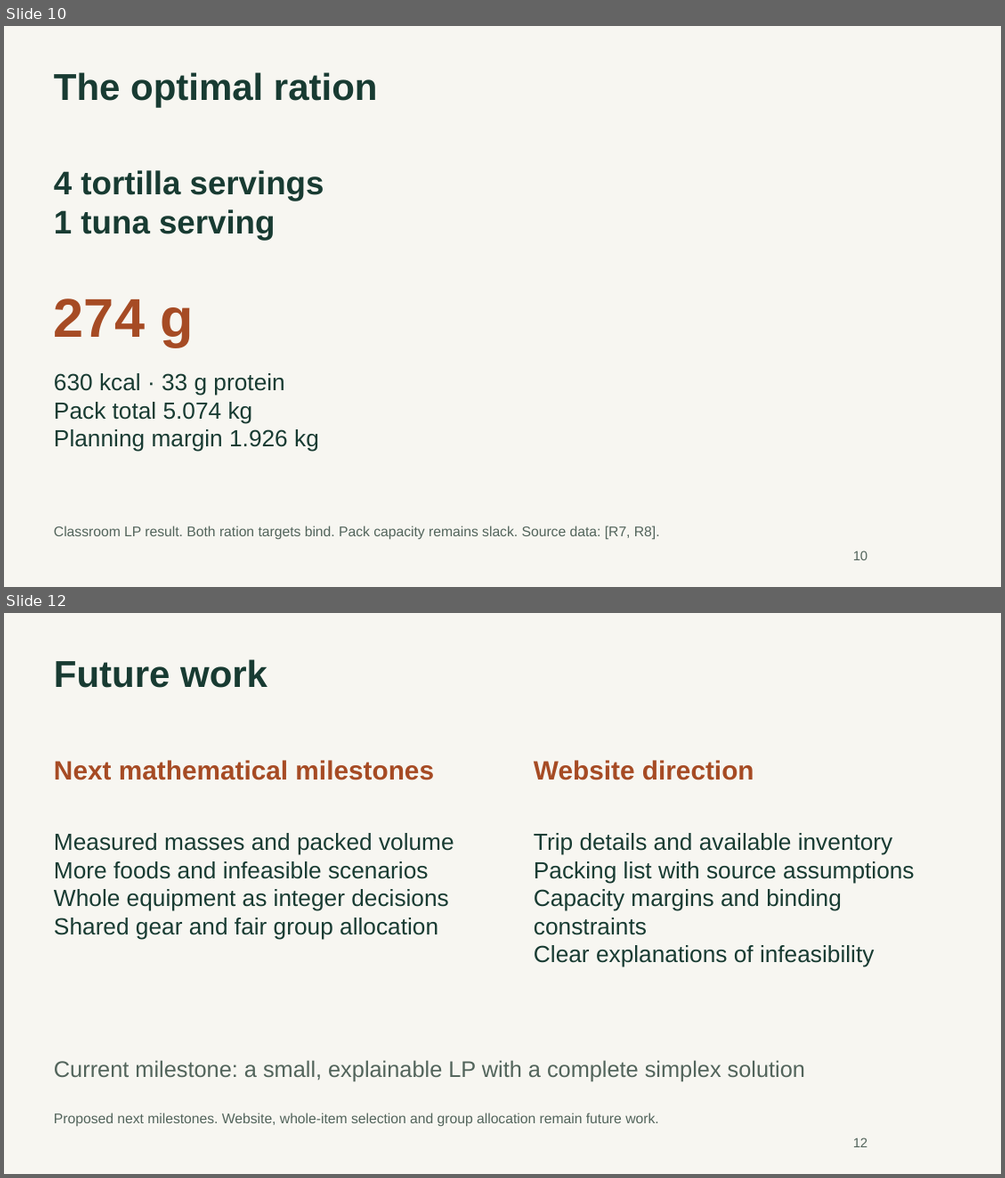
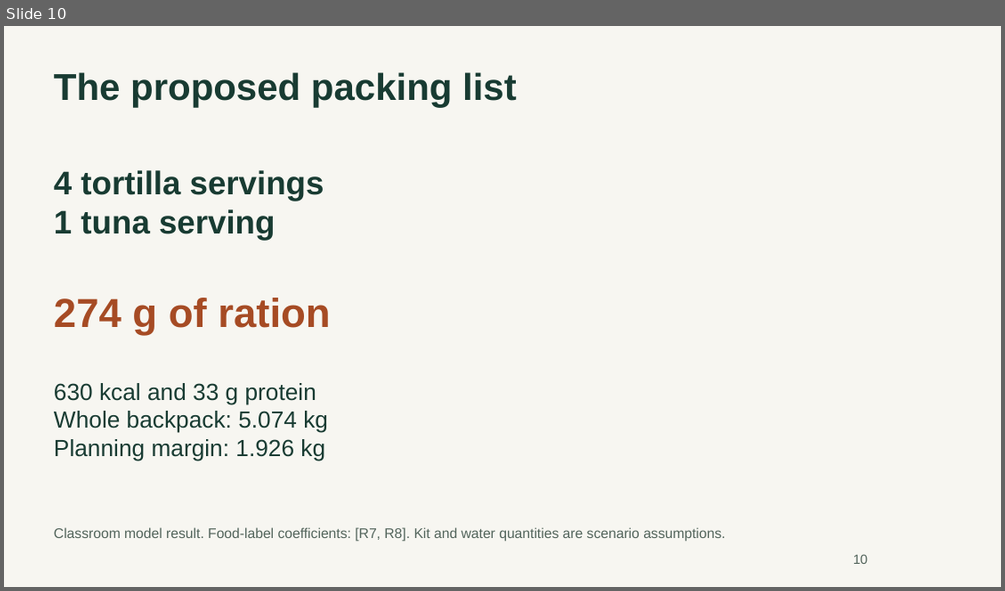
Before and after one commit to mavroul1s/TrailBalance, a slide deck: presentations/milestone-01/TrailBalance-Milestone-01.pptx. Shown one above the other, each under a label of ours: slides 10 and 12 before the commit, slide 10 after it; the slides between them are not shown. The pictures are 1005x1178 and 1005x591 pixels, drawn with LibreOffice and Linux fonts; fonts in the diff are those of the drawing. Boxes give left, top, right and bottom in pixels: in the first picture for what was removed or moved away, otherwise in the second. Text is boxed around its words. In the diff, an @@ line names an element or a change of style, - is before the commit and + after.

```diff
--- a/presentations/milestone-01/TrailBalance-Milestone-01.pptx
+++ b/presentations/milestone-01/TrailBalance-Milestone-01.pptx
@@ slide 12 removed at (x1=4, y1=613, x2=1001, y2=1174), background #F7F6F1 @@
@@ text removed at (x1=54, y1=659, x2=267, y2=688) @@
-Future work
@@ text removed at (x1=54, y1=760, x2=434, y2=780) @@
-Next mathematical milestones
@@ text removed at (x1=534, y1=760, x2=754, y2=780) @@
-Website direction
@@ text removed at (x1=54, y1=833, x2=454, y2=940) @@
-Measured masses and packed volume
-More foods and infeasible scenarios
-Whole equipment as integer decisions
-Shared gear and fair group allocation
@@ text removed at (x1=534, y1=833, x2=914, y2=967) @@
-Trip details and available inventory
-Packing list with source assumptions
-Capacity margins and binding constraints
-Clear explanations of infeasibility
@@ text removed at (x1=54, y1=1060, x2=805, y2=1082) @@
-Current milestone: a small, explainable LP with a complete simplex solution
@@ text removed at (x1=54, y1=1112, x2=658, y2=1127) @@
-Proposed next milestones. Website, whole-item selection and group allocation remain future work.
@@ text removed at (x1=853, y1=1137, x2=868, y2=1147) @@
-12
@@ slide 10 changed as well @@
@@ text at (x1=54, y1=72, x2=517, y2=108): text changed @@
-The optimal ration
+The proposed packing list
@@ text at (x1=54, y1=297, x2=330, y2=335): text changed; size 52.5 to 39 pt @@
-274 g
+274 g of ration
@@ text at (x1=54, y1=383, x2=328, y2=460): text changed @@
-630 kcal · 33 g protein
-Pack total 5.074 kg
-Planning margin 1.926 kg
+630 kcal and 33 g protein
+Whole backpack: 5.074 kg
+Planning margin: 1.926 kg
@@ text at (x1=54, y1=527, x2=725, y2=541): text changed @@
-Classroom LP result. Both ration targets bind. Pack capacity remains slack. Source data: [R7, R8].
+Classroom model result. Food-label coefficients: [R7, R8]. Kit and water quantities are scenario assumptions.
@@ text "10" moved from (x1=853, y1=550, x2=868, y2=560) to (x1=853, y1=554, x2=868, y2=564) @@
```
Also in this commit, not shown: 9 other slides changed, 10 slides added, 7 other slides removed, 8 other files.
